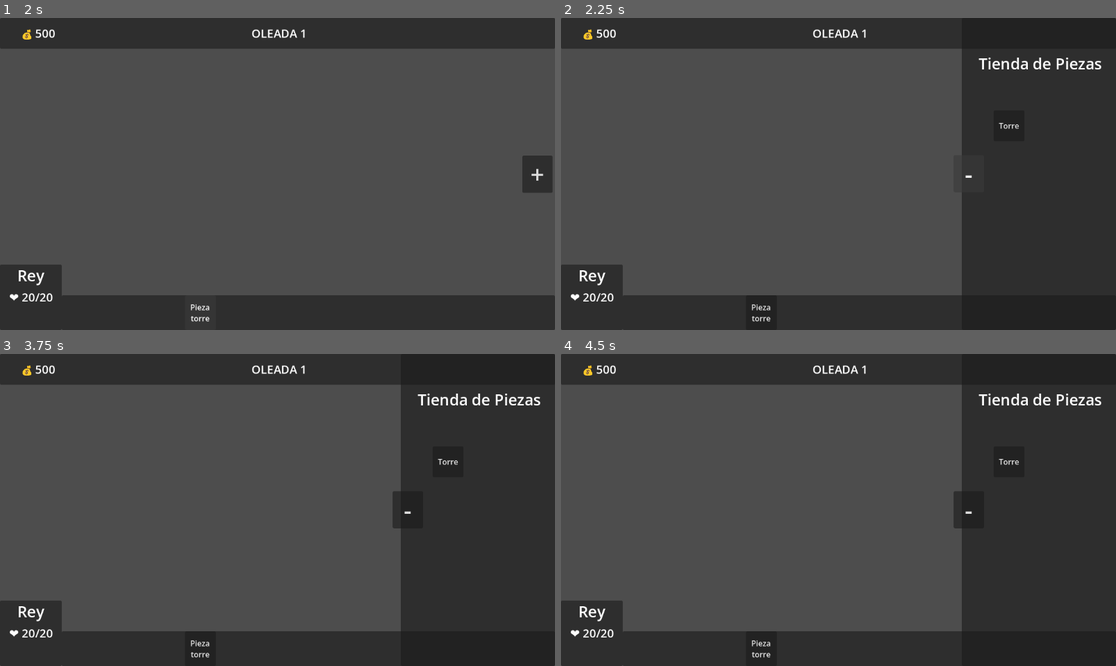
Above: before the commit, frames 1-4 (two rows, left to right).
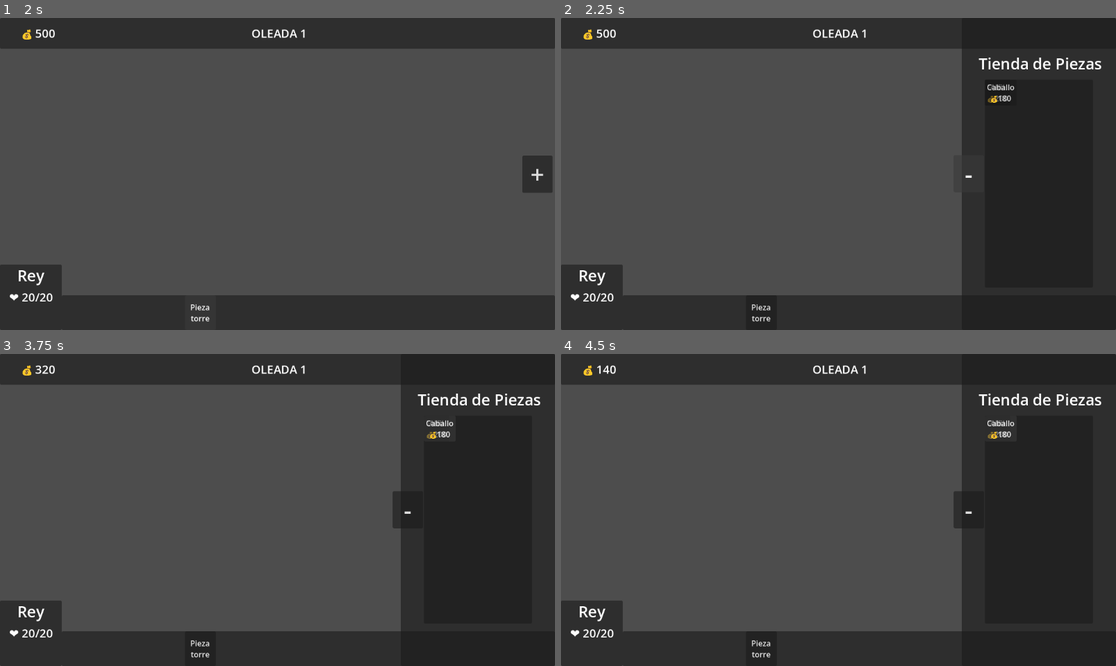
Above: after the commit, the same moments.

Repository: lu8dcf/zancho
Game: Godot game, scene res://scenes/ui/main.tscn
The game is run twice, just before and just after one commit, with the same random seed, the same clock (stepped at 60 frames per second) and the same inputs.
Inputs (mouse positions are in pixels of both pictures, inside the frame that each line leads up to):
- Up to frame 1 (2 s): click "Play" at 0.5 s; click "Pieza torre" at 1.25 s
- Up to frame 2 (2.25 s): click "+" at 2 s
- Up to frame 3 (3.75 s): click "Torre" (after the commit: "Pieza torre") at 2.75 s; click (438, 428) at 3.5 s, where only the run after the commit has a clickable "Peon 💰150"
- Up to frame 4 (4.5 s): click (999, 428) at 4.25 s, where only the run after the commit has a clickable "Torre 💰100"

Frame 1 is identical in both runs. In frame 2, 0.2% of the frame differs, in the area x 76-83%, y 21-36%; in frame 3, 0.2%; in frame 4, 0.2%, in the area x 6-83%, y 3-36%.

Commit message:
tienda sin terminar y piezas

Diff:
--- a/scenes/levels/level.gd
+++ b/scenes/levels/level.gd
@@ -4,9 +4,8 @@
 var hud_escena = preload("res://scenes/ui/hud.tscn")
 
 func _ready() -> void:
-	# 2. Instanciar el nodo
+
 	var hud = hud_escena.instantiate()
-	# 4. Añadir al árbol de escenas (necesario)
 	add_child(hud)
 
 
--- a/scenes/ui/hud.gd
+++ b/scenes/ui/hud.gd
@@ -7,6 +7,7 @@
 @onready var contenedor_piezas = $Control/PanelInferior
 @onready var tienda_boton = $Control/ButtonTienda
 @onready var tienda_contenido = $Control/PanelTienda
+@onready var tienda_botones = $Control/PanelTienda/PanelContainer
 
 func _ready():
 	# ocultar la tienda
@@ -21,6 +22,7 @@
 	_actualizar_monedas(GlobalJuego.monedas)
 	_actualizar_vidas(GlobalJuego.vidas)
 	_actualizar_oleada(GlobalJuego.oleada_actual)
+	_crear_botones_piezas()
 
 func _actualizar_monedas(nuevas_monedas: int) -> void:
 	monedas_label.text = "💰 " + str(nuevas_monedas)
@@ -31,6 +33,43 @@
 func _actualizar_oleada(nueva_oleada: int) -> void:
 	oleada_label.text = " OLEADA " + str(nueva_oleada)
 
+# Funcion de botones
+
+func _crear_botones_piezas() -> void:
+	for pieza in GlobalJuego.piezas_disponibles_tienda:
+		# Crear un botón nuevo
+		var boton = Button.new()
+
+		# Configurar el texto del botón
+		boton.text = pieza["nombre"] + "\n💰" + str(pieza["precio"])
+
+		# Guardar datos de la pieza en el botón (para saber qué torre es)
+		boton.set_meta("precio", pieza["precio"])
+		boton.set_meta("nombre", pieza["nombre"])
+
+		# Conectar la señal de click
+		boton.pressed.connect(_on_pieza_comprar_clicked.bind(pieza))
+
+		# Agregar el botón al contenedor
+		tienda_botones.add_child(boton)
+
+
+func _crear_botones_piezas_inventario() -> void:
+	for pieza in GlobalJuego.piezas_inventario:
+		# Crear un botón nuevo
+		var boton = Button.new()
+
+		# Configurar el texto del botón
+		boton.text = pieza["nombre"]
+
+		# Guardar datos de la pieza en el botón (para saber qué torre es)
+		boton.set_meta("nombre", pieza["nombre"])
+
+		# Conectar la señal de click
+		boton.pressed.connect(_on_pieza_clicked.bind(pieza))
+
+		# Agregar el botón al contenedor
+		tienda_botones.add_child(boton)
 
 func _on_button_tienda_pressed() -> void:
 	if tienda_boton.text == " + ":
@@ -41,3 +80,18 @@
 		tienda_contenido.visible = false
 		tienda_boton.position = Vector2(1110,285)
 		tienda_boton.text = " + "
+
+# logica de botones
+func _on_pieza_comprar_clicked(pieza: Dictionary) -> void:
+	if GlobalJuego.monedas >= pieza["precio"]:
+		print("✅ Seleccionaste: ", pieza["nombre"])
+		print("💰 Precio: ", pieza["precio"])
+		GlobalJuego.comprar_pieza(pieza)
+		# SEÑAL AL JUEGO 3D PARA COLOCAR LA PIEZA
+		# emit_signal("torre_seleccionada", pieza["tipo"], pieza["precio"])
+	else:
+		print("❌ No tienes suficiente dinero para ", pieza["nombre"])
+		print("💰 Necesitas: ", pieza["precio"], " | Tienes: ", GlobalJuego.monedas)
+
+func _on_pieza_clicked(pieza: Dictionary) -> void:
+	print("clickeando")
--- a/scenes/ui/hud.tscn
+++ b/scenes/ui/hud.tscn
@@ -2,7 +2,6 @@
 
 [ext_resource type="Script" uid="uid://jamx7xfkycmi" path="res://scenes/ui/hud.gd" id="1_hqnrr"]
 [ext_resource type="PackedScene" uid="uid://dw6tl6131xrlf" path="res://scenes/ui/components/label.tscn" id="2_bo48s"]
-[ext_resource type="PackedScene" uid="uid://bqni6dtq4ps16" path="res://scenes/ui/components/button_tienda.tscn" id="3_bo48s"]
 
 [node name="Hud" type="CanvasLayer" unique_id=1065574844]
 script = ExtResource("1_hqnrr")
@@ -111,14 +110,15 @@
 
 [node name="PanelTienda" type="Panel" parent="Control" unique_id=2079506037]
 layout_mode = 1
-anchors_preset = 6
-anchor_left = 1.0
-anchor_top = 0.5
-anchor_right = 1.0
-anchor_bottom = 0.5
-offset_left = -320.0
-offset_top = -324.0
-offset_bottom = 324.0
+anchors_preset = -1
+anchor_left = 0.771
+anchor_top = 0.30900002
+anchor_right = 0.94400007
+anchor_bottom = 0.901
+offset_left = -56.192017
+offset_top = -200.23201
+offset_right = 64.51196
+offset_bottom = 64.15198
 grow_horizontal = 0
 grow_vertical = 2
 
@@ -131,17 +131,16 @@
 theme_override_font_sizes/font_size = 32
 text = "Tienda de Piezas"
 
-[node name="Button" parent="Control/PanelTienda" unique_id=188874307 instance=ExtResource("3_bo48s")]
+[node name="PanelContainer" type="Panel" parent="Control/PanelTienda" unique_id=2063792416]
 layout_mode = 1
 anchors_preset = -1
-anchor_left = 0.22500001
-anchor_top = 0.30900002
-anchor_right = 0.8
-anchor_bottom = 0.88900006
-offset_left = -6.0
-offset_top = -8.23201
-offset_right = -126.0
-offset_bottom = -320.07202
+anchor_left = 0.17500001
+anchor_top = 0.19800001
+anchor_right = 0.85
+anchor_bottom = 0.864
+offset_left = -8.000004
+offset_top = -0.3040161
+offset_bottom = 0.12799072
 
 [node name="ButtonTienda" type="Button" parent="Control" unique_id=34876469]
 layout_mode = 1
--- a/scenes/ui/main.tscn
+++ b/scenes/ui/main.tscn
@@ -1,6 +1,6 @@
 [gd_scene format=3 uid="uid://bjbqonwb7pnfh"]
 
-[ext_resource type="Script" uid="uid://by43q6vkxfn8n" path="res://main.gd" id="1_0ay0p"]
+[ext_resource type="Script" uid="uid://by43q6vkxfn8n" path="res://scenes/ui/main.gd" id="1_0ay0p"]
 
 [node name="main" type="Control" unique_id=1651978815]
 layout_mode = 3
--- a/scripts/Global_juego.gd
+++ b/scripts/Global_juego.gd
@@ -10,11 +10,17 @@
 var oleada_actual: int = 1       # numero de oleada actual
 
 # Configuración de tienda
-var piezas_disponibles: Array = [
-	{"nombre": "Torre Flecha", "precio": 100},
-	{"nombre": "Torre Magia", "precio": 200},
-	{"nombre": "Torre Cañón", "precio": 150},
-	{"nombre": "Torre Hielo", "precio": 180}
+
+var piezas_inventario: Array = [
+	{"nombre": "Torre"},
+	{"nombre": "Peon"}
+]
+
+var piezas_disponibles_tienda: Array = [
+	{"nombre": "Peon", "precio": 150, "cantidad":7},
+	{"nombre": "Torre", "precio": 100, "cantidad":2},
+	{"nombre": "Alfil", "precio": 200, "cantidad":2},
+	{"nombre": "Caballo", "precio": 180, "cantidad":2}
 ]
 
 # estado de la tienda (si esta desplegada o no)
@@ -34,9 +40,11 @@
 	monedas += cantidad
 	emit_signal("monedas_cambiadas", monedas)  # Notificar al HUD que cambió
 
-func gastar_monedas(cantidad: int) -> bool:
-	if monedas >= cantidad:
-		monedas -= cantidad
+func comprar_pieza(pieza) -> bool:
+	if monedas >= pieza["precio"]:
+		monedas -= pieza["precio"]
+		piezas_inventario.append(pieza)
+
 		emit_signal("monedas_cambiadas", monedas)
 		return true
 	return false  # No hay suficiente dinero
Renamed: main.gd -> scenes/ui/main.gd
Renamed: main.gd.uid -> scenes/ui/main.gd.uid
